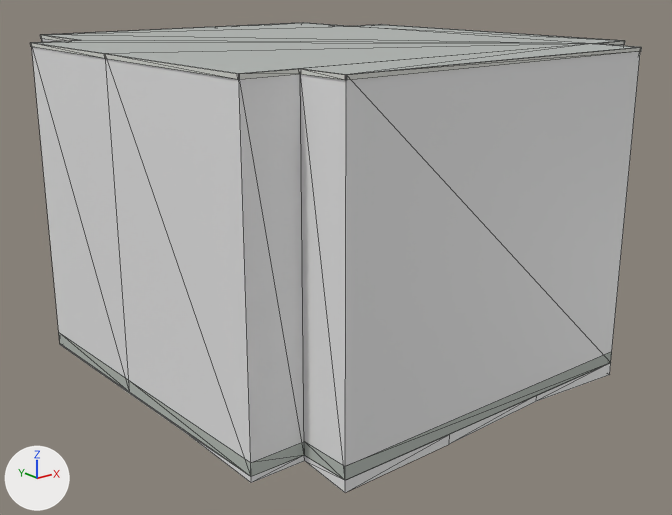
The glTF model public/models/buildings/osm-way-49379096.glb as it was, and as the next commit left it.
One viewpoint serves both versions: a camera (50 mm lens) standing at (-16.64, -21.66, 11.03) and looking at (0.1, -0.74, 2.66). Every picture has the same lights, and +X, +Y and +Z are marked at lower left. The first picture is the older version. Mesh edges are drawn as thin lines. Where no turn or scale is listed for an object, it has been applied to the vertices. Vertices at exactly the same position are counted once.

The scene before the commit, as lines of its bpy script (objects in view):
```python
ob_reality_49379096_near_reality_concrete_plinth = bpy.data.objects.new('reality 49379096 near reality concrete plinth', me_reality_49379096_near_reality_concrete_plinth)
ob_reality_49379096_near_reality_concrete_plinth.location = (0.0, 0.0, 0.0)
ob_reality_49379096_near_reality_flat_weathered_roof = bpy.data.objects.new('reality 49379096 near reality flat weathered roof', me_reality_49379096_near_reality_flat_weathered_roof)
ob_reality_49379096_near_reality_flat_weathered_roof.location = (0.0, 0.0, 0.0)
ob_reality_49379096_near_reality_pale_aluminum_sill = bpy.data.objects.new('reality 49379096 near reality pale aluminum sill', me_reality_49379096_near_reality_pale_aluminum_sill)
ob_reality_49379096_near_reality_pale_aluminum_sill.location = (0.0, 0.0, 0.0)
# also in view: 'reality 49379096 near reality aged pale plaster' at (0.01, -0.01, 4.5); 'building foundation 49379096' at (0.01, -0.01, -0.19)
```
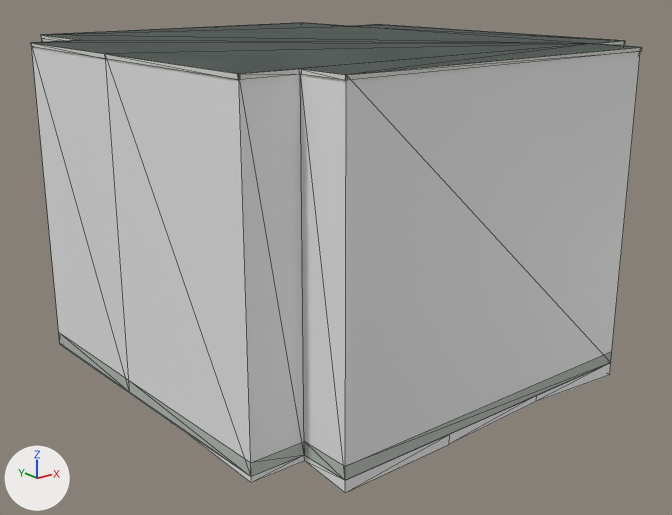
Patch to the scene script:
```diff
--- a/public/models/buildings/osm-way-49379096.glb.py
+++ b/public/models/buildings/osm-way-49379096.glb.py
@@ img_roof_color @@
+img_roof_color = load_image('roof-color', 'textures/1de3d7bb6546b7423004abcc0fb627c4d0c6ad03316b21d76a93f9bf4f470ca6.png', 256, 256, 'sRGB')
@@ mat_reality_flat_weathered_roof @@
 mat_reality_flat_weathered_roof = principled_material('reality flat weathered roof')
-mat_reality_flat_weathered_roof.base_color = (0.451, 0.475, 0.455)  # grey #b3b7b4
+mat_reality_flat_weathered_roof.texture = img_roof_color
 mat_reality_flat_weathered_roof.roughness = 0.83
@@ me_reality_49379096_near_reality_pale_aluminum_sill @@
 # used by ob_reality_49379096_near_reality_pale_aluminum_sill; location = (0.0, 0.0, 0.0)
-me_reality_49379096_near_reality_pale_aluminum_sill.from_pydata(...)  # 52 vertices, 26 faces; spans x -6.72..6.75, y -7.37..7.34, z 8.89..9.0
+me_reality_49379096_near_reality_pale_aluminum_sill.from_pydata(...)  # 65 vertices, 52 faces; spans x -6.72..6.75, y -7.37..7.34, z 8.89..9.0
+# me_reality_49379096_near_reality_pale_aluminum_sill part 1
+# 13 vertices are added at x -6.69..6.72, y -7.34..7.31, z 9.0
+# 26 new faces join them
 me_reality_49379096_near_reality_pale_aluminum_sill.materials.append(mat_reality_pale_aluminum_sill)
```

Changed parts and their boxes [x1, y1, x2, y2] in the pictures (672 x 515 px):
'reality 49379096 near reality flat weathered roof', surface changed (darker)
    both: [33, 23, 634, 75]
part 1 of me_reality_49379096_near_reality_pale_aluminum_sill, added
    after: [31, 23, 637, 75]
